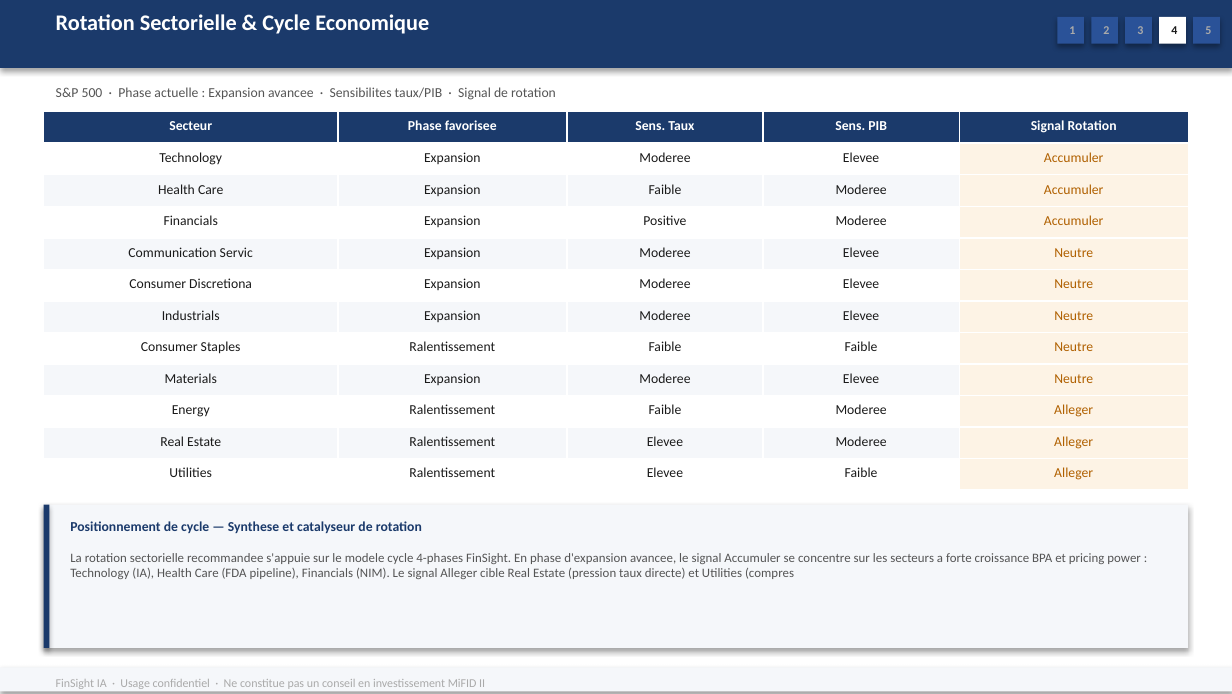
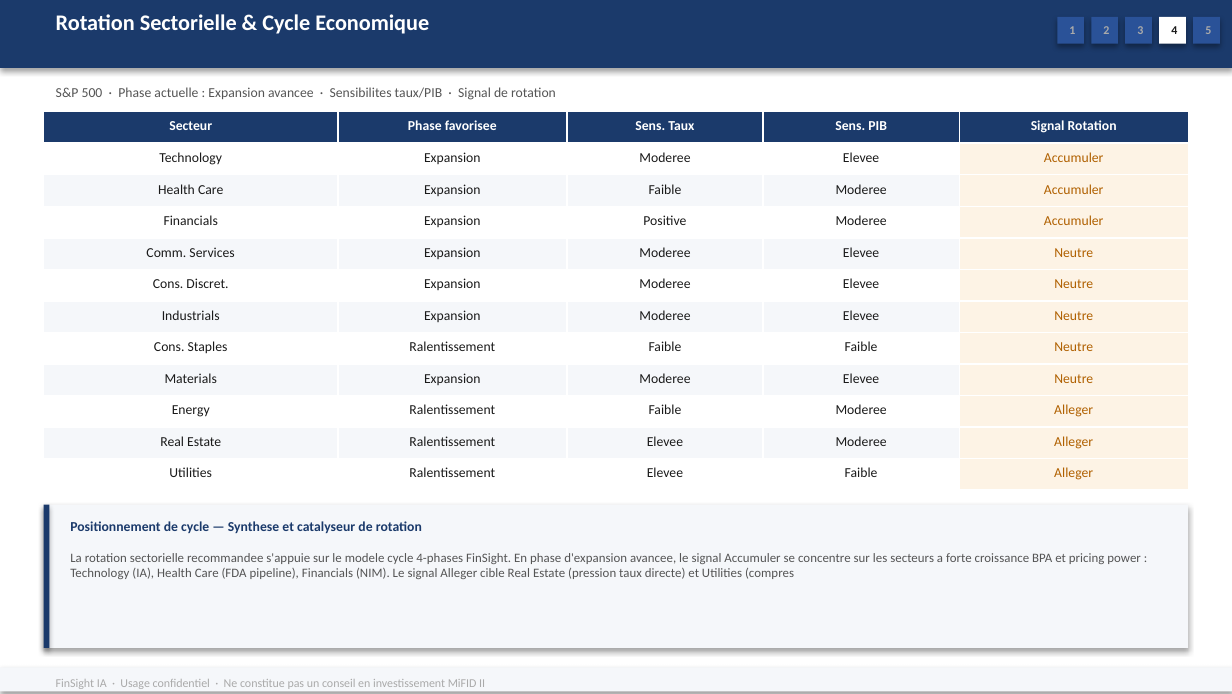
Before and after one commit to baptistejeh07-art/finsight-ia, a slide deck: slide 18 of preview/indice_SP_500/indice_SP_500.pptx. Drawn at 1232x694 pixels with LibreOffice and Linux fonts; fonts in the diff are those of the drawing. Boxes give left, top, right and bottom in pixels: in the first picture for what was removed or moved away, otherwise in the second. Text is boxed around its words. In the diff, an @@ line names an element or a change of style, - is before the commit and + after.

```diff
--- a/preview/indice_SP_500/indice_SP_500.pptx
+++ b/preview/indice_SP_500/indice_SP_500.pptx
@@ table at bbox=[43, 112, 1188, 490] @@
-row 5, column 1: Communication Servic
+row 5, column 1: Comm. Services
-row 6, column 1: Consumer Discretiona
+row 6, column 1: Cons. Discret.
-row 8, column 1: Consumer Staples
+row 8, column 1: Cons. Staples
```
Also in this commit, not shown: 10 other slides changed, 1 other file.
